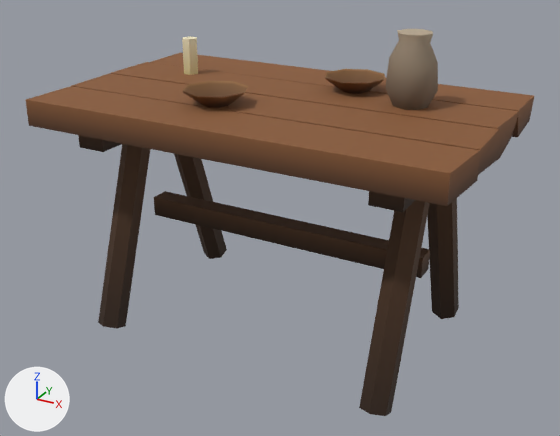
The glTF model public/kk/home/hall_table.glb, before and after one commit.
Camera for both pictures: a 50 mm camera at (0.836, -1.527, 1.042) aimed at (0.013, -0.032, 0.294). The axes (+X, +Y, +Z) are drawn at lower left. The lights are the same throughout. The older version comes first. Vertices at exactly the same position are counted once.

In view in the first picture: 'hall_table'.
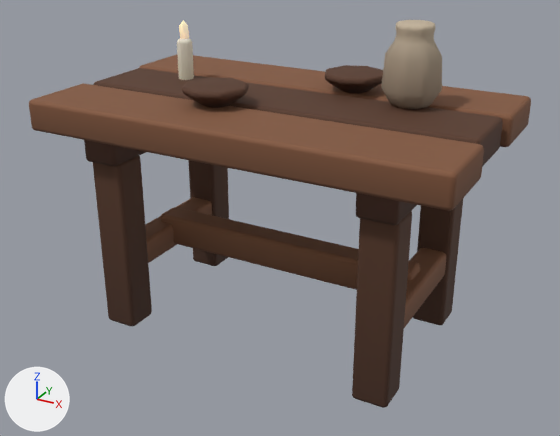
What changed in the scene script:
```text
Add mat_glow:
    mat_glow = bpy.data.materials.new('Glow')
    mat_glow.use_nodes = True; mat_glow.node_tree.nodes.clear()
    _N = mat_glow.node_tree.nodes; _L = mat_glow.node_tree.links
    n0 = _N.new('ShaderNodeBsdfPrincipled'); n0.name = 'Principled BSDF'
    n0.inputs[2].default_value = 0.8  # 'Roughness'
    n0.inputs[28].default_value = 0.35  # 'Emission Strength'
    n1 = _N.new('ShaderNodeOutputMaterial'); n1.name = 'Material Output'
    n2 = _N.new('ShaderNodeVertexColor'); n2.name = 'Color Attribute'
    _L.new(n0.outputs[0], n1.inputs[0])  # 'BSDF' to 'Surface'
    _L.new(n2.outputs[0], n0.inputs[0])  # 'Color' to 'Base Color'
Change me_hall_table:
    remove me_hall_table.from_pydata(...)  # 210 vertices, 316 faces; spans x -0.508..0.507, y -0.299..0.299, z -0.011..0.74
    add me_hall_table.from_pydata(...)  # 1163 vertices, 2246 faces; spans x -0.5..0.5, y -0.294..0.294, z 0.0..0.76
    me_hall_table part 1: the loose piece of 8 vertices spanning x -0.499..0.502, y -0.299..-0.151, z 0.52..0.58 is rebuilt with 56 vertices and now spans x -0.5..0.5, y -0.294..-0.106, z 0.505..0.58
    me_hall_table part 2: the loose piece of 8 vertices spanning x -0.37..0.37, y -0.025..0.025, z 0.22..0.27 is rebuilt with 56 vertices and now spans x -0.35..0.35, y -0.035..0.035, z 0.15..0.23
    me_hall_table part 3: the loose piece of 8 vertices spanning x -0.504..0.507, y -0.149..-0.002, z 0.52..0.58 is rebuilt with 56 vertices and now spans x -0.485..0.485, y -0.094..0.094, z 0.505..0.58
    me_hall_table part 4: the loose piece of 8 vertices spanning x -0.508..0.506, y 0.151..0.299, z 0.52..0.58 is rebuilt with 56 vertices and now spans x -0.5..0.5, y 0.106..0.294, z 0.505..0.58
    me_hall_table part 5: the loose piece of 8 vertices spanning x -0.395..-0.325, y -0.25..0.25, z 0.47..0.52 is rebuilt with 56 vertices and now spans x -0.385..-0.295, y -0.25..0.25, z 0.435..0.505
    me_hall_table part 6: the loose piece of 8 vertices spanning x 0.325..0.395, y -0.25..0.25, z 0.47..0.52 is rebuilt with 56 vertices and now spans x 0.295..0.385, y -0.25..0.25, z 0.435..0.505
    me_hall_table part 7: a new loose piece of 61 vertices spanning x -0.319..-0.281, y 0.031..0.069, z 0.58..0.68, in mat_plant
    me_hall_table part 8: a new loose piece of 56 vertices spanning x -0.382..-0.298, y -0.233..-0.147, z 0.0..0.44, in mat_plant
    me_hall_table part 9: a new loose piece of 56 vertices spanning x -0.382..-0.298, y 0.147..0.233, z 0.0..0.44, in mat_plant
    me_hall_table part 10: a new loose piece of 56 vertices spanning x -0.375..-0.305, y -0.22..0.22, z 0.14..0.21, in mat_plant
    me_hall_table part 11: a new loose piece of 56 vertices spanning x 0.298..0.382, y -0.233..-0.147, z 0.0..0.44, in mat_plant
    me_hall_table part 12: a new loose piece of 56 vertices spanning x 0.298..0.382, y 0.147..0.233, z 0.0..0.44, in mat_plant
    me_hall_table part 13: a new loose piece of 56 vertices spanning x 0.305..0.375, y -0.22..0.22, z 0.14..0.21, in mat_plant
    me_hall_table part 14: the loose piece of 14 vertices spanning x -0.34..-0.3, y 0.083..0.117, z 0.58..0.67 is deleted
    me_hall_table part 15: 121 vertices removed from x -0.505..0.506, y -0.273..0.273, z -0.011..0.74; 403 vertices added at x -0.174..0.347, y -0.194..0.214, z 0.58..0.76
Add ob_hall_table_glow:
    ob_hall_table_glow = bpy.data.objects.new('hall_table_glow', me_hall_table_glow)  # an icosphere of 20 faces spanning x -0.3121..-0.2879, y 0.0385..0.0615, z 0.667..0.723
    ob_hall_table_glow.location = (0.0, 0.0, 0.0)
```

Location of each change, [x1, y1, x2, y2] in pixels of the pictures (560 x 436 px):
'hall_table', reshaped
    before: [26, 29, 534, 416]
    after: [29, 20, 531, 408]
'hall_table_glow', added
    after: [179, 20, 189, 39]
part 1 of me_hall_table, rebuilt (7% taller)
    before: [26, 86, 480, 206]
    after: [29, 83, 484, 211]
part 2 of me_hall_table, rebuilt
    before: [154, 191, 430, 278]
    after: [160, 207, 420, 290]
part 3 of me_hall_table, rebuilt
    before: [71, 73, 500, 175]
    after: [93, 68, 503, 167]
part 4 of me_hall_table, rebuilt (11% taller)
    before: [150, 53, 534, 137]
    after: [139, 54, 531, 147]
part 5 of me_hall_table, rebuilt
    before: [78, 135, 122, 152]
    after: [84, 140, 146, 166]
part 6 of me_hall_table, rebuilt
    before: [368, 191, 415, 212]
    after: [356, 193, 417, 225]
part 7 of me_hall_table, added
    after: [177, 38, 194, 80]
part 8 of me_hall_table, added (brown)
    after: [93, 156, 152, 326]
part 9 of me_hall_table, added (brown)
    after: [188, 160, 229, 266]
part 10 of me_hall_table, added (brown)
    after: [145, 197, 212, 263]
part 11 of me_hall_table, added (brown)
    after: [352, 211, 412, 408]
part 12 of me_hall_table, added (brown)
    after: [413, 199, 463, 325]
part 13 of me_hall_table, added (brown)
    after: [404, 248, 447, 328]
part 14 of me_hall_table, deleted (beige)
    before: [182, 36, 198, 75]
part 15 of me_hall_table, reshaped
    before: [98, 29, 519, 416]
    after: [182, 20, 442, 109]
